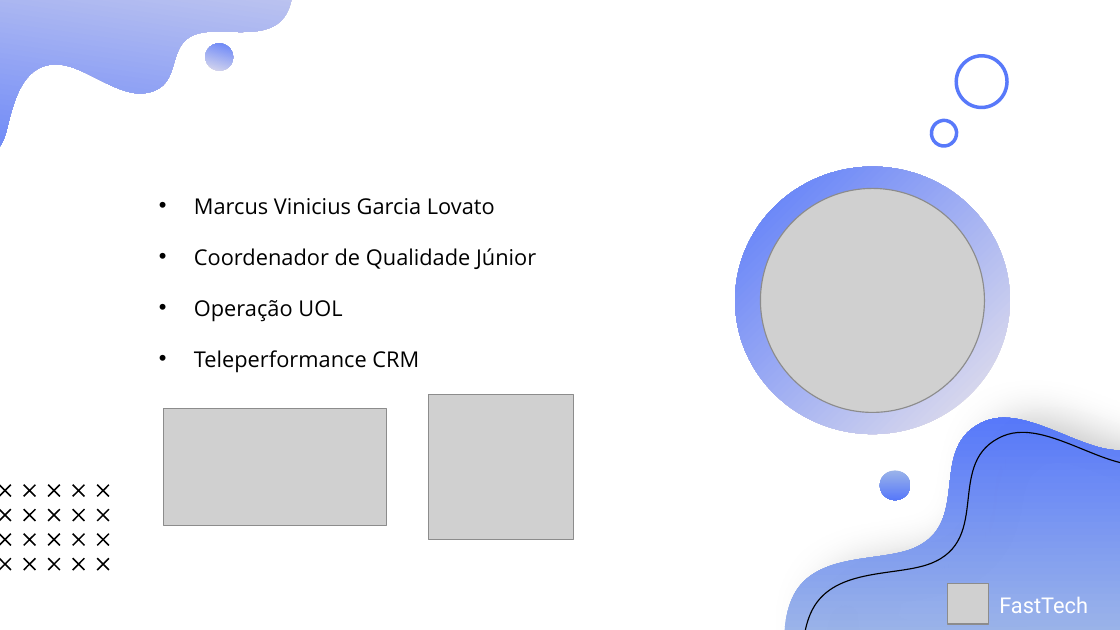
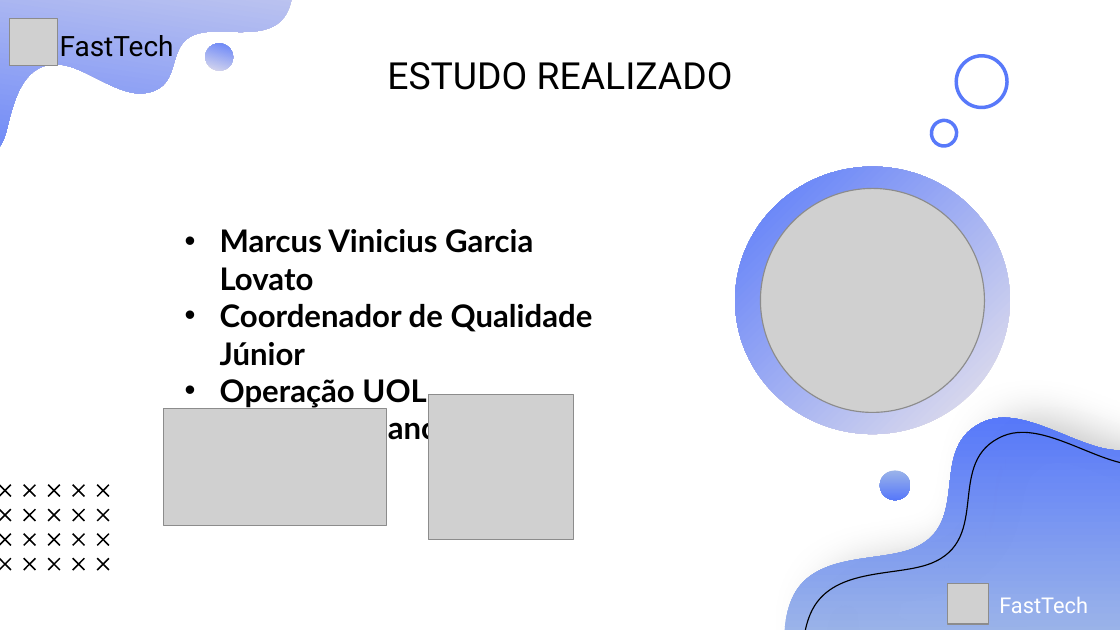
Before and after one commit to Grupo-1-adsa/Grupo-1-adsa, a slide deck: slide 4 of Documentação/PPT/Sprint 3 - Apresentação.pptx. Drawn at 1120x630 pixels with LibreOffice and Linux fonts; fonts in the diff are those of the drawing; grey boxes stand for pictures. Boxes give left, top, right and bottom in pixels: in the first picture for what was removed or moved away, otherwise in the second. Text is boxed around its words. In the diff, an @@ line names an element or a change of style, - is before the commit and + after.

```diff
--- a/Documentação/PPT/Sprint 3 - Apresentação.pptx
+++ b/Documentação/PPT/Sprint 3 - Apresentação.pptx
@@ picture added at box(10, 18, 57, 65) @@
@@ text added at box(60, 35, 174, 57), 18 pt, text #000000 @@
+FastTech
@@ title added at box(387, 62, 733, 90), 24 pt, text #000000 @@
+ESTUDO REALIZADO
@@ text "Marcus Vinicius Garcia Lovato": place and size @@
-text "Marcus Vinicius Garcia Lovato" at box(194, 198, 536, 373)
+text "Marcus Vinicius Garcia Lovato" at box(220, 229, 593, 445)
@@ text "Marcus Vinicius Garcia Lovato" at box(220, 229, 593, 445): size 14 to 20 pt, font Open Sans to Lato, bold on; less space between paragraphs @@
```
Also in this commit, not shown: 8 other slides changed, 1 slide added, 1 slide removed.
